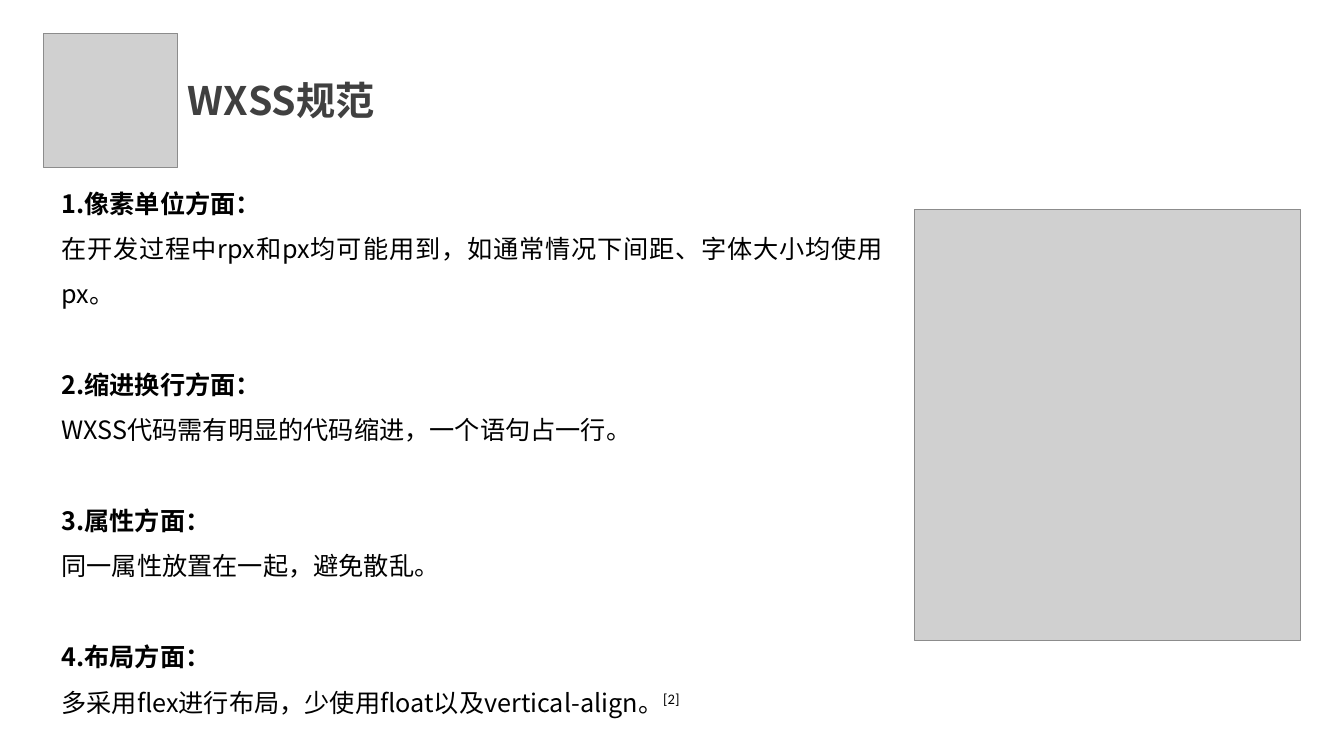
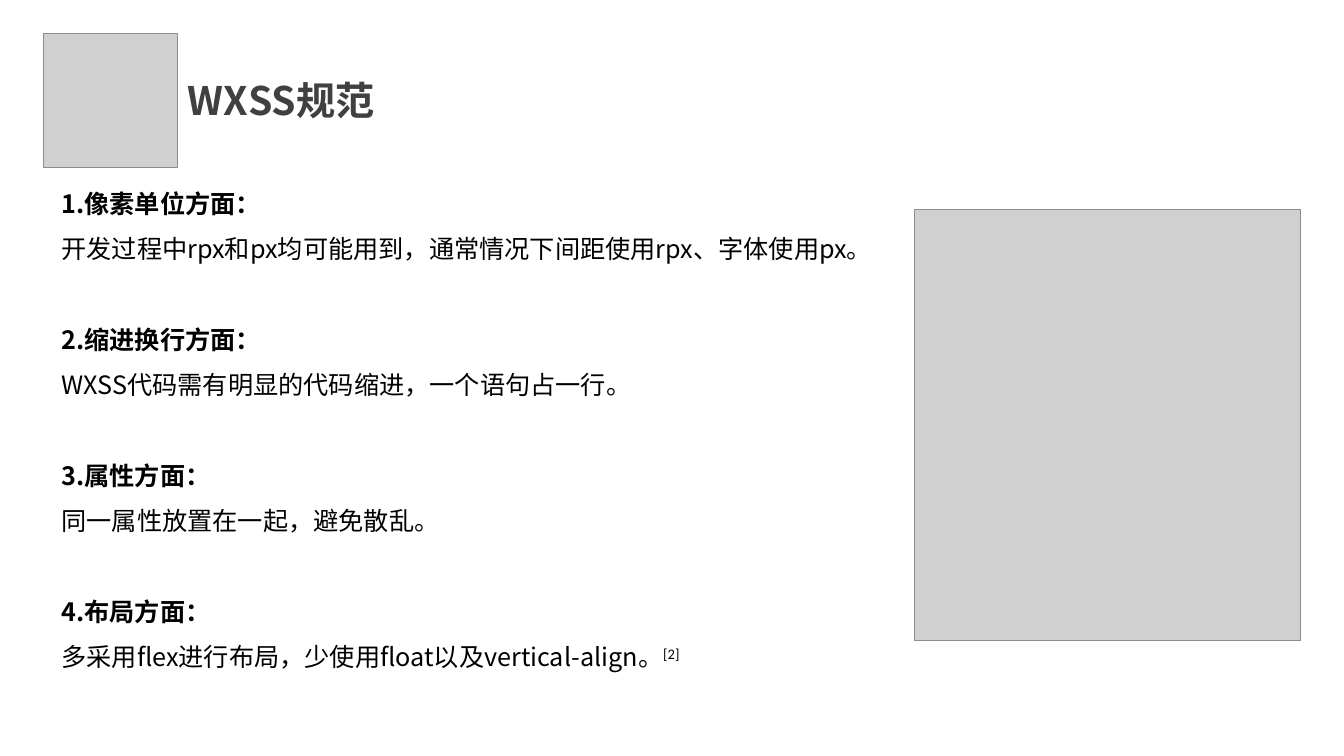
Before and after one commit to SE2020-G7/footprint, a slide deck: slide 9 of 评审PPT/实现/实现阶段.pptx. Drawn at 1344x756 pixels with LibreOffice and Linux fonts; fonts in the diff are those of the drawing; grey boxes stand for pictures. Boxes give left, top, right and bottom in pixels: in the first picture for what was removed or moved away, otherwise in the second. Text is boxed around its words. In the diff, an @@ line names an element or a change of style, - is before the commit and + after.

```diff
--- a/评审PPT/实现/实现阶段.pptx
+++ b/评审PPT/实现/实现阶段.pptx
@@ text at <box>61,236,872,264</box>: text changed @@
-在开发过程中rpx和px均可能用到，如通常情况下间距、字体大小均使用px。
+开发过程中rpx和px均可能用到，通常情况下间距使用rpx、字体使用px。
```
Also in this commit, not shown: 9 other slides changed, 2 slides added, 2 slides removed.
